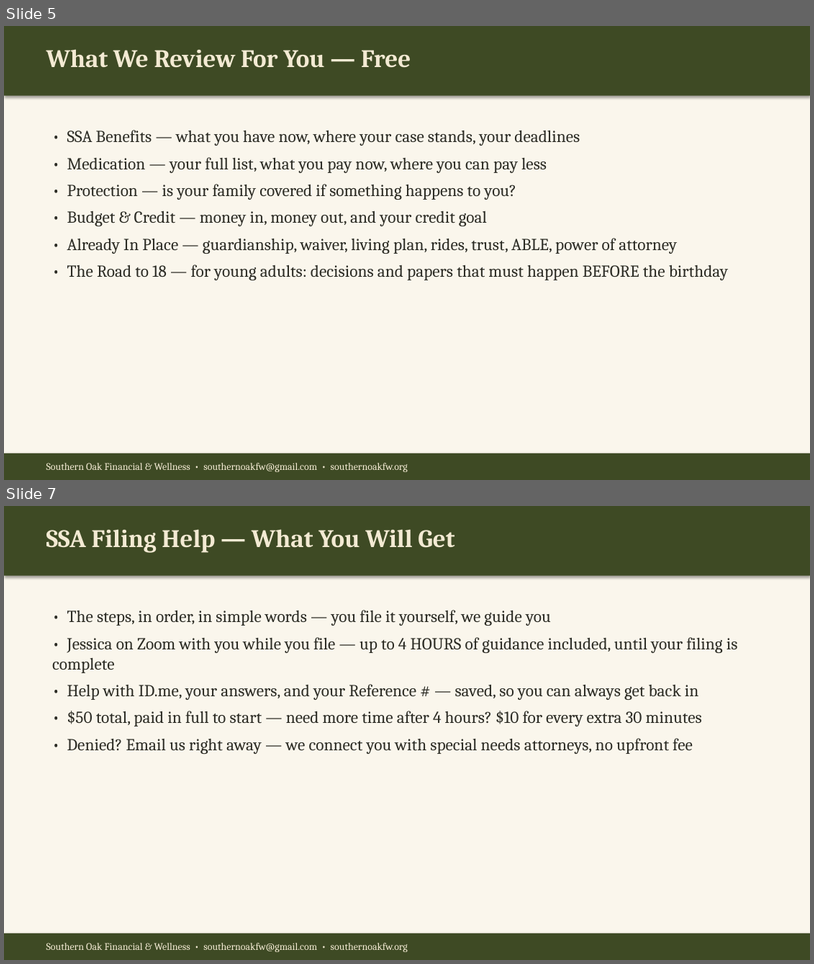
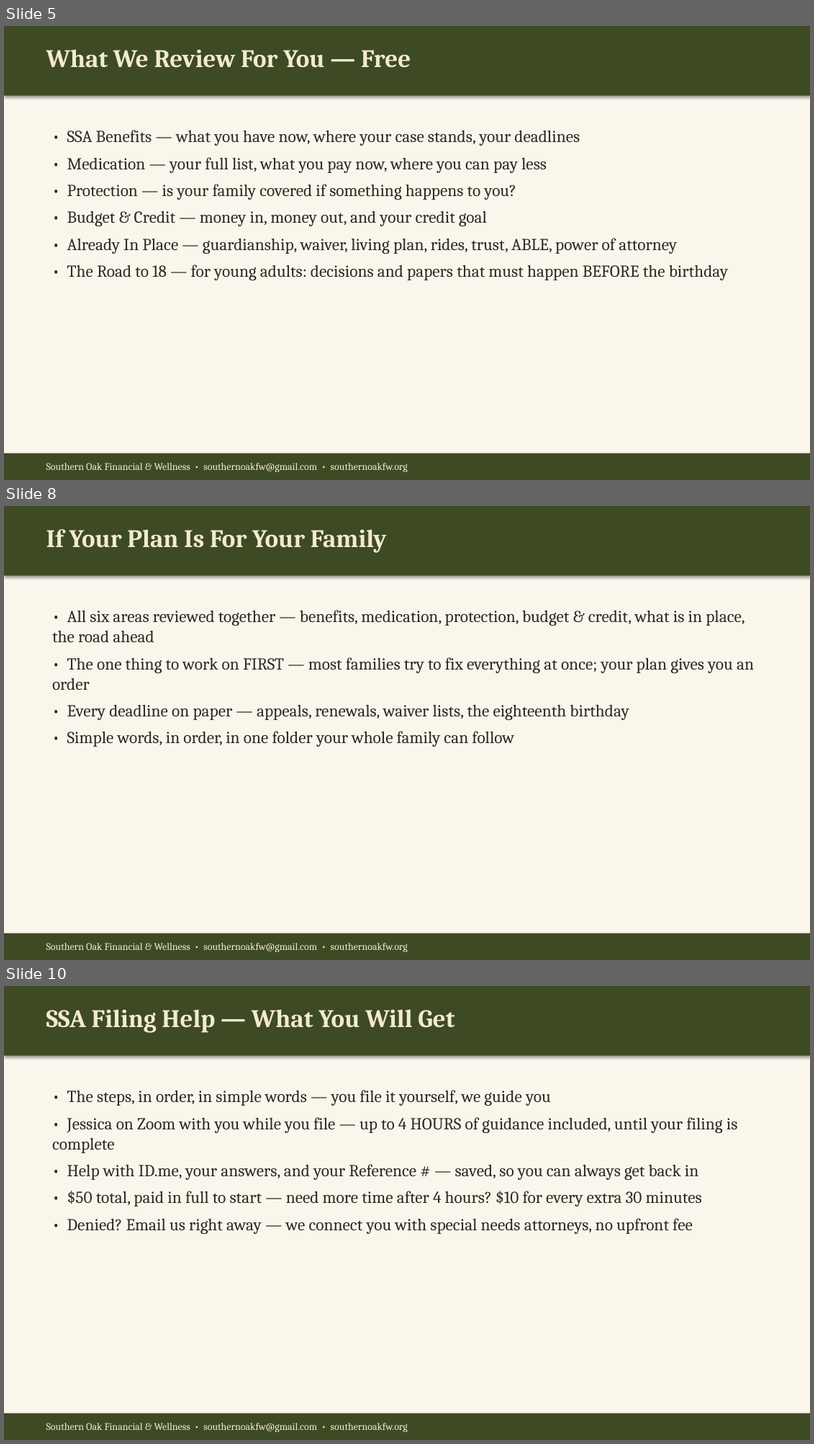
Before and after one commit to southernoakfw-ja/southernoakfw-ja.github.io, a slide deck: assets/Southern-Oak-What-We-Do.pptx. Shown one above the other, each under a label of ours: slides 5 and 7 before the commit, slides 5, 8 and 10 after it; the slides between them are not shown. The pictures are 814x964 and 814x1444 pixels, drawn with LibreOffice and Linux fonts; fonts in the diff are those of the drawing. Boxes give left, top, right and bottom in pixels: in the first picture for what was removed or moved away, otherwise in the second. Text is boxed around its words. In the diff, an @@ line names an element or a change of style, - is before the commit and + after.

Commit message:
What We Do deck — 15-minute version, one $399 package

```diff
--- a/assets/Southern-Oak-What-We-Do.pptx
+++ b/assets/Southern-Oak-What-We-Do.pptx
@@ slide 8 added at [4,506,810,960], background #FAF6EC @@
@@ rectangle added at [4,506,810,576], fill #3E4A24 @@
@@ text added at [46,529,387,553], 30 pt, text #F3EAD3, bold @@
+If Your Plan Is For Your Family
@@ text added at [52,610,754,746], 20 pt, text #2B2B24 @@
+• All six areas reviewed together — benefits, medication, protection, budget & credit, what is in place, the road ahead
+• The one thing to work on FIRST — most families try to fix everything at once; your plan gives you an order
+• Every deadline on paper — appeals, renewals, waiver lists, the eighteenth birthday
+• Simple words, in order, in one folder your whole family can follow
@@ rectangle added at [4,933,810,960], fill #3E4A24 @@
@@ text added at [46,942,408,952], 12 pt, text #F3EAD3 @@
+Southern Oak Financial & Wellness • southernoakfw@gmail.com • southernoakfw.org
@@ what was slide 7 is now slide 10 @@
```
Also in this commit, not shown: 4 slides changed, 3 other slides added.
